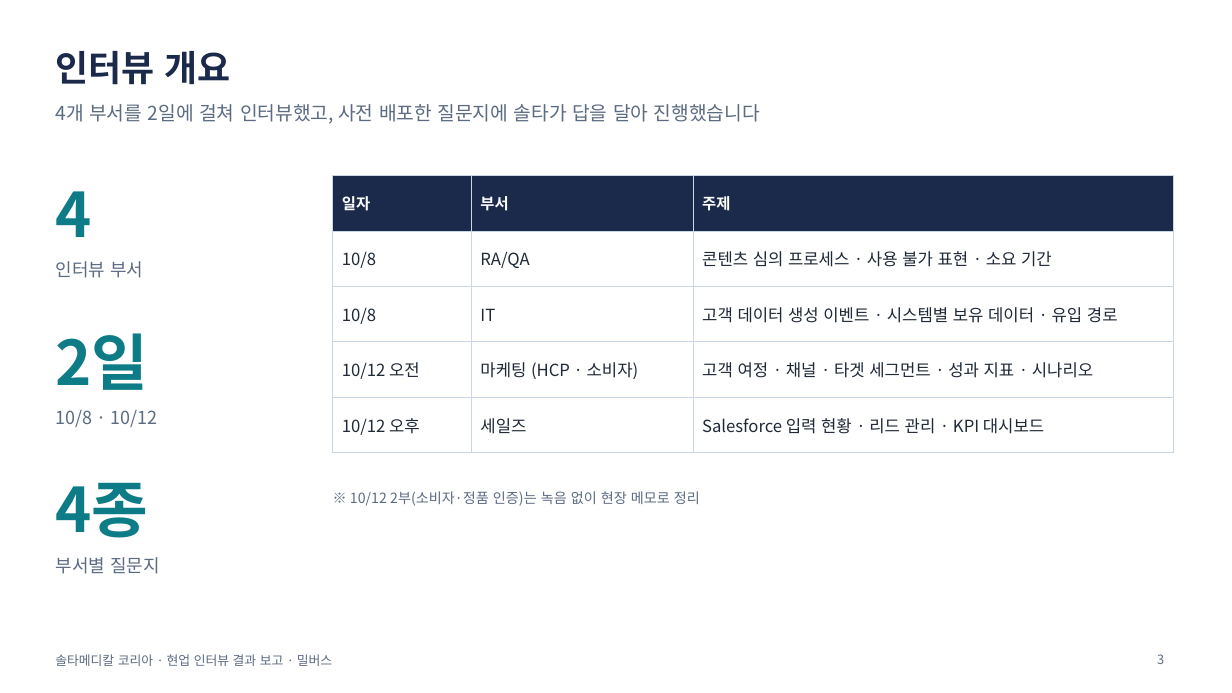
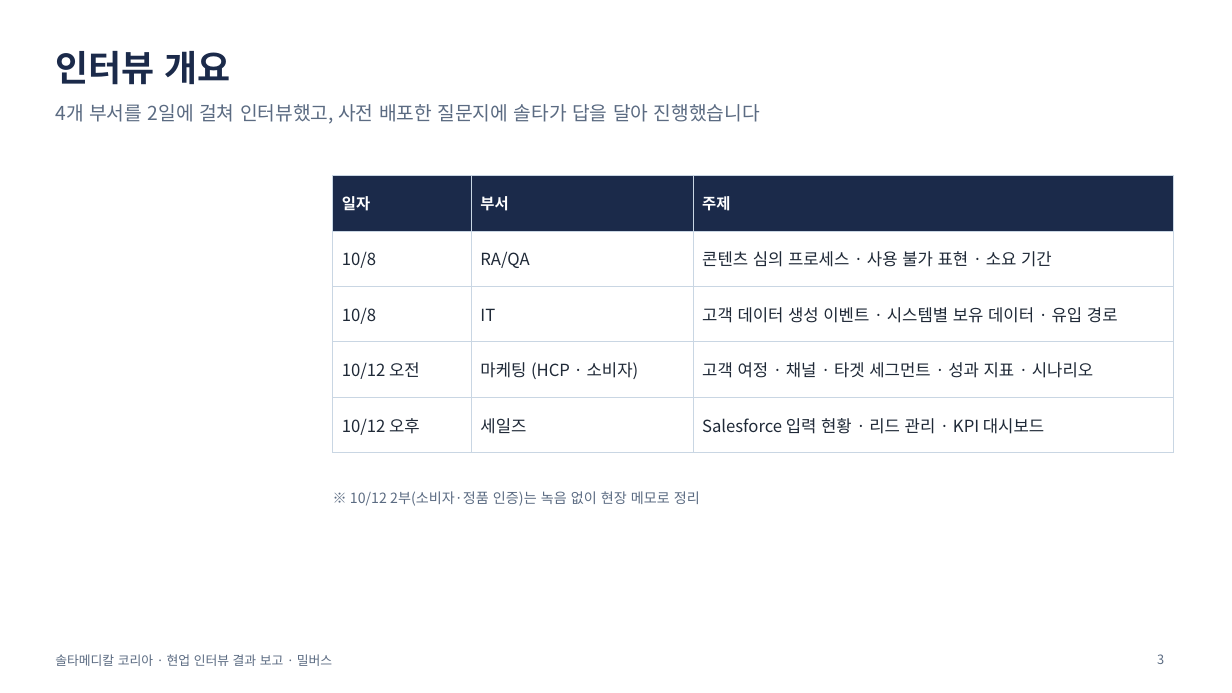
Before and after one commit to 10se0hyun02/MCE-Setup-Guide, a slide deck: slide 3 of projects/솔타메디칼/docs/솔타메디칼_현업인터뷰결과보고서_V0.1_261013.pptx. Drawn at 1232x693 pixels with LibreOffice and Linux fonts; fonts in the diff are those of the drawing. Boxes give left, top, right and bottom in pixels: in the first picture for what was removed or moved away, otherwise in the second. Text is boxed around its words. In the diff, an @@ line names an element or a change of style, - is before the commit and + after.

```diff
--- a/projects/솔타메디칼/docs/솔타메디칼_현업인터뷰결과보고서_V0.1_261013.pptx
+++ b/projects/솔타메디칼/docs/솔타메디칼_현업인터뷰결과보고서_V0.1_261013.pptx
@@ text removed at (55,191,91,237) @@
-4
@@ text removed at (55,261,143,278) @@
-인터뷰 부서
@@ text removed at (55,333,148,390) @@
-2일
@@ text removed at (55,410,158,427) @@
-10/8 · 10/12
@@ text removed at (55,482,148,538) @@
-4종
@@ text removed at (55,557,160,574) @@
-부서별 질문지
```
Also in this commit, not shown: 2 other slides changed, 5 slides removed, 23 other files.
